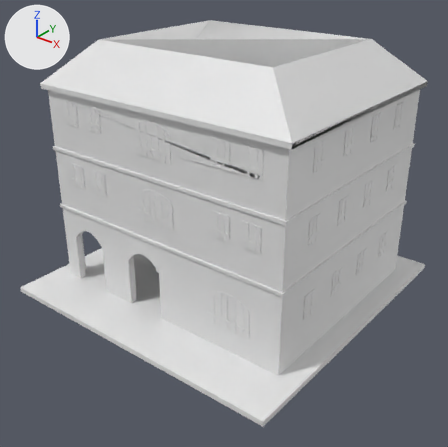
A saved change to the OBJ model res/insula.obj.
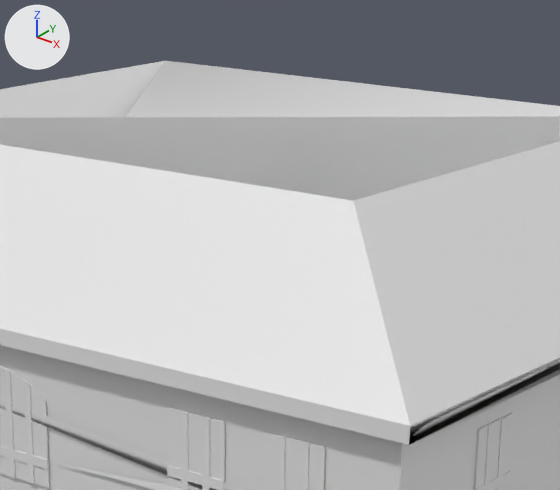
The first picture shows the older version from a 50 mm lens placed at (6.91, -8.81, 6.73), pointed at (0.19, -0.41, 1.52). The close-ups show both versions on the part from 34% to 76% of the width and 0% to 37% of the height of that picture; other places that the commit changed are outside them. Lighting does not change. The marker at upper left points along +X, +Y and +Z. Where no turn or scale is listed for an object, it has been applied to the vertices. Vertices at the same position are counted once.

The older version as bpy lines, for what is in view:
```python
me_boundingbox = bpy.data.meshes.new('BoundingBox')
me_boundingbox.from_pydata(...)  # 16 vertices, 26 faces; spans x -2.74..2.69, y -2.09..2.47, z 4.0..4.86
me_insula_002_insula_003 = bpy.data.meshes.new('Insula.002_Insula.003')
me_insula_002_insula_003.from_pydata(...)  # 3832 vertices, 6448 faces; spans x -3.0..3.0, y -3.0..3.0, z 0.0..4.86
me_selectionbox = bpy.data.meshes.new('SelectionBox')
me_selectionbox.from_pydata(...)  # 24 vertices, 12 faces; spans x -2.74..2.69, y -2.09..2.47, z 3.4..4.86
ob_boundingbox = bpy.data.objects.new('BoundingBox', me_boundingbox)
ob_boundingbox.location = (0.0, 0.0, 0.0)
ob_insula_002_insula_003 = bpy.data.objects.new('Insula.002_Insula.003', me_insula_002_insula_003)
ob_insula_002_insula_003.location = (0.0, 0.0, 0.0)
ob_selectionbox = bpy.data.objects.new('SelectionBox', me_selectionbox)
ob_selectionbox.location = (0.0, 0.0, 0.0)
```
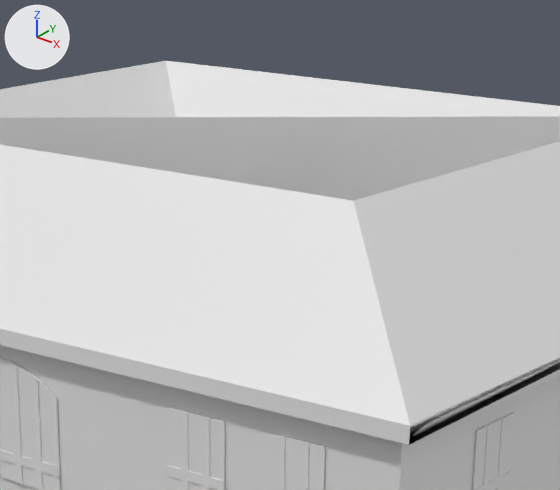
The change, as a list of edits to the scene's bpy script:
```text
Change me_insula_002_insula_003:
    used by ob_insula_002_insula_003; location = (0.0, 0.0, 0.0)
    remove me_insula_002_insula_003.from_pydata(...)  # 3832 vertices, 6448 faces; spans x -3.0..3.0, y -3.0..3.0, z 0.0..4.86
    add me_insula_002_insula_003.from_pydata(...)  # 3830 vertices, 7083 faces; spans x -3.0..3.0, y -3.0..3.0, z 0.0..4.86
    me_insula_002_insula_003 part 1: the loose piece of 54 vertices spanning x -0.03..0.38, y -2.02..-2.01, z 3.24..3.86 is rebuilt with 54 vertices and now spans x 0.01..0.46, y -2.02..-2.01, z 3.22..3.91
Remove ob_selectionbox:
    ob_selectionbox = bpy.data.objects.new('SelectionBox', me_selectionbox)
    ob_selectionbox.location = (0.0, 0.0, 0.0)
```

Location of each change, (x1, y1, x2, y2) in pixels of the close-ups (560 x 490 px):
'SelectionBox', deleted
    before: (0, 61, 560, 490)
part 1 of me_insula_002_insula_003, rebuilt
    before: (0, 366, 50, 488)
    after: (0, 357, 61, 490)
